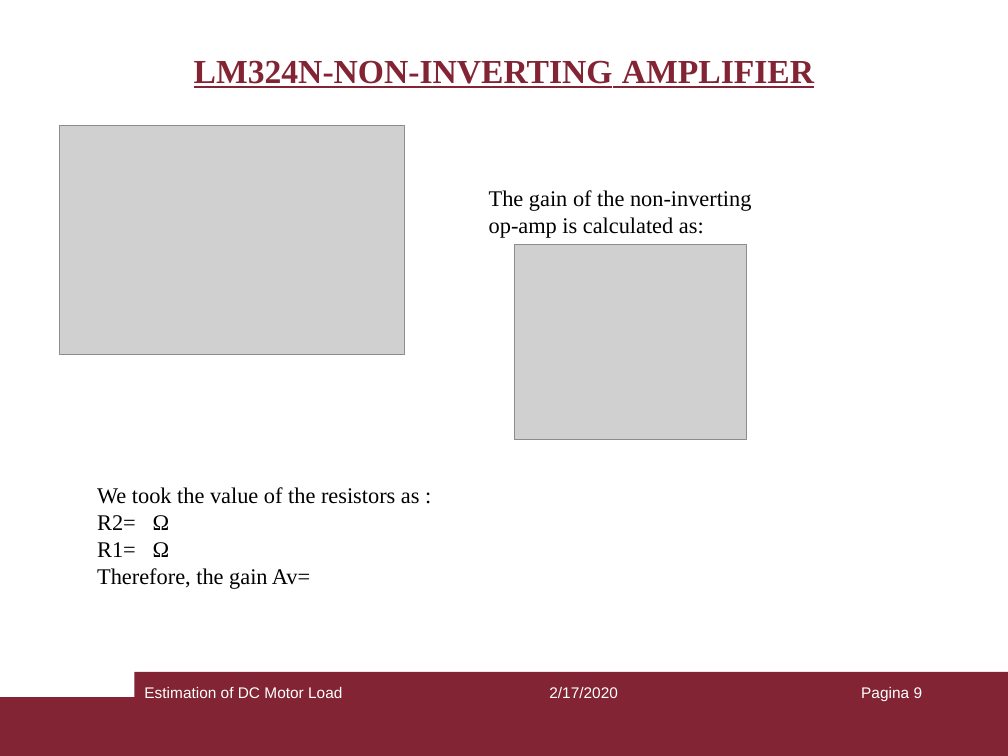
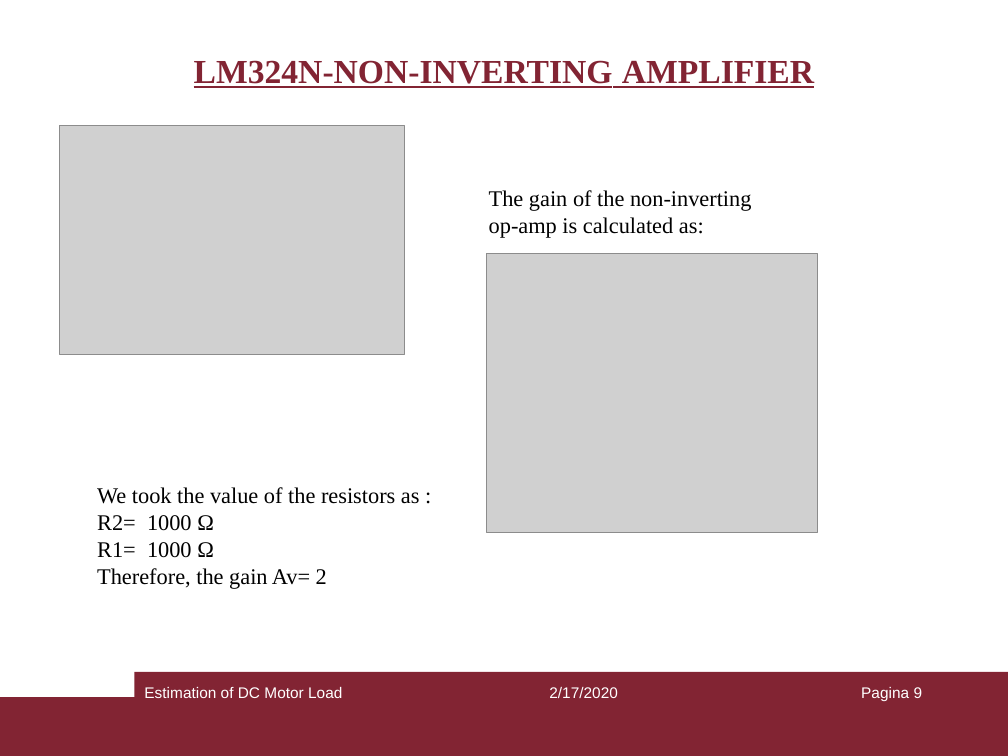
Before and after one commit to MarMen1713013/DCS_private, a slide deck: slide 9 of Matlab/presentazione.pptx. Drawn at 1008x756 pixels with LibreOffice and Linux fonts; fonts in the diff are those of the drawing; grey boxes stand for pictures. Boxes give left, top, right and bottom in pixels: in the first picture for what was removed or moved away, otherwise in the second. Text is boxed around its words. In the diff, an @@ line names an element or a change of style, - is before the commit and + after.

```diff
--- a/Matlab/presentazione.pptx
+++ b/Matlab/presentazione.pptx
@@ picture: place and size @@
-picture at <box>514,245,746,439</box>
+picture at <box>487,254,817,532</box>
@@ text at <box>97,515,327,589</box>: text changed @@
-R2= Ω
-R1= Ω
-Therefore, the gain Av=
+R2= 1000 Ω
+R1= 1000 Ω
+Therefore, the gain Av= 2
```
Also in this commit, not shown: 2 other slides changed, 3 slides added.
